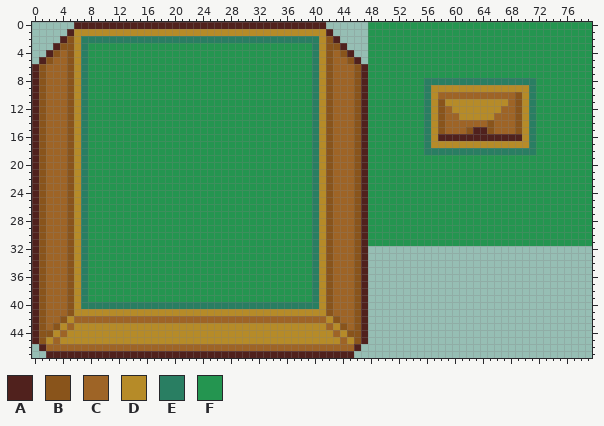
Two states of a sprite sheet, img/demo-input.png. Above: the version before the commit.
The file is 80x48 pixels.
Palette (. is transparent): A #50211d  B #89541b  C #9e6426  D #b68b28  E #297e62  F #249550
Pixels before, first column x 0:
 0 ......AAAAAAAAAAAAAAAAAAAAAAAAAAAAAAAAAAAA......FFFFFFFFFFFFFFFFFFFFFFFFFFFFFFFF
 1 .....ADDDDDDDDDDDDDDDDDDDDDDDDDDDDDDDDDDDDA.....FFFFFFFFFFFFFFFFFFFFFFFFFFFFFFFF
 2 ....ABDEEEEEEEEEEEEEEEEEEEEEEEEEEEEEEEEEEDBA....FFFFFFFFFFFFFFFFFFFFFFFFFFFFFFFF
 3 ...ABBDEFFFFFFFFFFFFFFFFFFFFFFFFFFFFFFFFEDBBA...FFFFFFFFFFFFFFFFFFFFFFFFFFFFFFFF
 4 ..ABCBDEFFFFFFFFFFFFFFFFFFFFFFFFFFFFFFFFEDBCBA..FFFFFFFFFFFFFFFFFFFFFFFFFFFFFFFF
 5 .ABCCBDEFFFFFFFFFFFFFFFFFFFFFFFFFFFFFFFFEDBCCBA.FFFFFFFFFFFFFFFFFFFFFFFFFFFFFFFF
 6 ABCCCBDEFFFFFFFFFFFFFFFFFFFFFFFFFFFFFFFFEDBCCCBAFFFFFFFFFFFFFFFFFFFFFFFFFFFFFFFF
 7 ABCCCBDEFFFFFFFFFFFFFFFFFFFFFFFFFFFFFFFFEDBCCCBAFFFFFFFFFFFFFFFFFFFFFFFFFFFFFFFF
 8 ABCCCBDEFFFFFFFFFFFFFFFFFFFFFFFFFFFFFFFFEDBCCCBAFFFFFFFFEEEEEEEEEEEEEEEEFFFFFFFF
 9 ABCCCBDEFFFFFFFFFFFFFFFFFFFFFFFFFFFFFFFFEDBCCCBAFFFFFFFFEDDDDDDDDDDDDDDEFFFFFFFF
10 ABCCCBDEFFFFFFFFFFFFFFFFFFFFFFFFFFFFFFFFEDBCCCBAFFFFFFFFEDCCCCCCCCCCCBDEFFFFFFFF
11 ABCCCBDEFFFFFFFFFFFFFFFFFFFFFFFFFFFFFFFFEDBCCCBAFFFFFFFFEDBDDDDDDDDDCBDEFFFFFFFF
12 ABCCCBDEFFFFFFFFFFFFFFFFFFFFFFFFFFFFFFFFEDBCCCBAFFFFFFFFEDBCDDDDDDDCCBDEFFFFFFFF
13 ABCCCBDEFFFFFFFFFFFFFFFFFFFFFFFFFFFFFFFFEDBCCCBAFFFFFFFFEDBCCDDDDDCCCBDEFFFFFFFF
14 ABCCCBDEFFFFFFFFFFFFFFFFFFFFFFFFFFFFFFFFEDBCCCBAFFFFFFFFEDBCCCCCCBCCCBDEFFFFFFFF
15 ABCCCBDEFFFFFFFFFFFFFFFFFFFFFFFFFFFFFFFFEDBCCCBAFFFFFFFFEDBCCCBAABCCCBDEFFFFFFFF
16 ABCCCBDEFFFFFFFFFFFFFFFFFFFFFFFFFFFFFFFFEDBCCCBAFFFFFFFFEDAAAAAAAAAAAADEFFFFFFFF
17 ABCCCBDEFFFFFFFFFFFFFFFFFFFFFFFFFFFFFFFFEDBCCCBAFFFFFFFFEDDDDDDDDDDDDDDEFFFFFFFF
18 ABCCCBDEFFFFFFFFFFFFFFFFFFFFFFFFFFFFFFFFEDBCCCBAFFFFFFFFEEEEEEEEEEEEEEEEFFFFFFFF
19 ABCCCBDEFFFFFFFFFFFFFFFFFFFFFFFFFFFFFFFFEDBCCCBAFFFFFFFFFFFFFFFFFFFFFFFFFFFFFFFF
20 ABCCCBDEFFFFFFFFFFFFFFFFFFFFFFFFFFFFFFFFEDBCCCBAFFFFFFFFFFFFFFFFFFFFFFFFFFFFFFFF
21 ABCCCBDEFFFFFFFFFFFFFFFFFFFFFFFFFFFFFFFFEDBCCCBAFFFFFFFFFFFFFFFFFFFFFFFFFFFFFFFF
22 ABCCCBDEFFFFFFFFFFFFFFFFFFFFFFFFFFFFFFFFEDBCCCBAFFFFFFFFFFFFFFFFFFFFFFFFFFFFFFFF
23 ABCCCBDEFFFFFFFFFFFFFFFFFFFFFFFFFFFFFFFFEDBCCCBAFFFFFFFFFFFFFFFFFFFFFFFFFFFFFFFF
24 ABCCCBDEFFFFFFFFFFFFFFFFFFFFFFFFFFFFFFFFEDBCCCBAFFFFFFFFFFFFFFFFFFFFFFFFFFFFFFFF
25 ABCCCBDEFFFFFFFFFFFFFFFFFFFFFFFFFFFFFFFFEDBCCCBAFFFFFFFFFFFFFFFFFFFFFFFFFFFFFFFF
26 ABCCCBDEFFFFFFFFFFFFFFFFFFFFFFFFFFFFFFFFEDBCCCBAFFFFFFFFFFFFFFFFFFFFFFFFFFFFFFFF
27 ABCCCBDEFFFFFFFFFFFFFFFFFFFFFFFFFFFFFFFFEDBCCCBAFFFFFFFFFFFFFFFFFFFFFFFFFFFFFFFF
28 ABCCCBDEFFFFFFFFFFFFFFFFFFFFFFFFFFFFFFFFEDBCCCBAFFFFFFFFFFFFFFFFFFFFFFFFFFFFFFFF
29 ABCCCBDEFFFFFFFFFFFFFFFFFFFFFFFFFFFFFFFFEDBCCCBAFFFFFFFFFFFFFFFFFFFFFFFFFFFFFFFF
30 ABCCCBDEFFFFFFFFFFFFFFFFFFFFFFFFFFFFFFFFEDBCCCBAFFFFFFFFFFFFFFFFFFFFFFFFFFFFFFFF
31 ABCCCBDEFFFFFFFFFFFFFFFFFFFFFFFFFFFFFFFFEDBCCCBAFFFFFFFFFFFFFFFFFFFFFFFFFFFFFFFF
32 ABCCCBDEFFFFFFFFFFFFFFFFFFFFFFFFFFFFFFFFEDBCCCBA................................
33 ABCCCBDEFFFFFFFFFFFFFFFFFFFFFFFFFFFFFFFFEDBCCCBA................................
34 ABCCCBDEFFFFFFFFFFFFFFFFFFFFFFFFFFFFFFFFEDBCCCBA................................
35 ABCCCBDEFFFFFFFFFFFFFFFFFFFFFFFFFFFFFFFFEDBCCCBA................................
36 ABCCCBDEFFFFFFFFFFFFFFFFFFFFFFFFFFFFFFFFEDBCCCBA................................
37 ABCCCBDEFFFFFFFFFFFFFFFFFFFFFFFFFFFFFFFFEDBCCCBA................................
38 ABCCCBDEFFFFFFFFFFFFFFFFFFFFFFFFFFFFFFFFEDBCCCBA................................
39 ABCCCBDEFFFFFFFFFFFFFFFFFFFFFFFFFFFFFFFFEDBCCCBA................................
40 ABCCCBDEEEEEEEEEEEEEEEEEEEEEEEEEEEEEEEEEEDBCCCBA................................
41 ABCCCBDDDDDDDDDDDDDDDDDDDDDDDDDDDDDDDDDDDDBCCCBA................................
42 ABCCBDCCCCCCCCCCCCCCCCCCCCCCCCCCCCCCCCCCCCDBCCBA................................
43 ABCBDCDDDDDDDDDDDDDDDDDDDDDDDDDDDDDDDDDDDDCDBCBA................................
44 ABBDCDDDDDDDDDDDDDDDDDDDDDDDDDDDDDDDDDDDDDDCDBBA................................
45 ABDCDDDDDDDDDDDDDDDDDDDDDDDDDDDDDDDDDDDDDDDDCDBA................................
46 .ACCCCCCCCCCCCCCCCCCCCCCCCCCCCCCCCCCCCCCCCCCCCA.................................
47 ..AAAAAAAAAAAAAAAAAAAAAAAAAAAAAAAAAAAAAAAAAAAA..................................
New version:
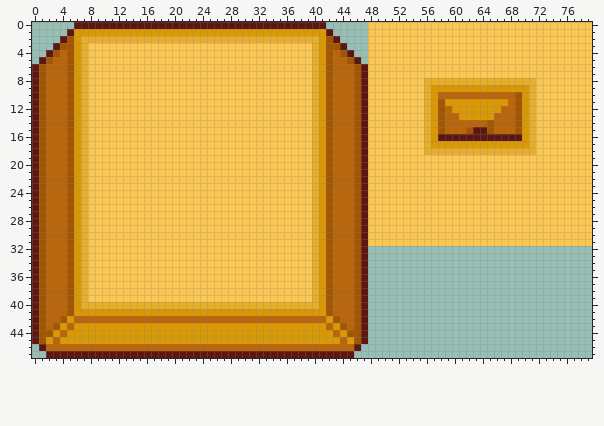
What changed:
Colour A changes from #50211d to #5d1610.
Colour B changes from #89541b to #a45500.
Colour C changes from #9e6426 to #bc6508.
Colour D changes from #b68b28 to #da9904.
Colour E changes from #297e62 to #e7ae29.
Colour F changes from #249550 to #fcc751.
Pixel boxes of the changes (left, top, right, bottom) in both pictures:
changed: (32, 22, 592, 358)
